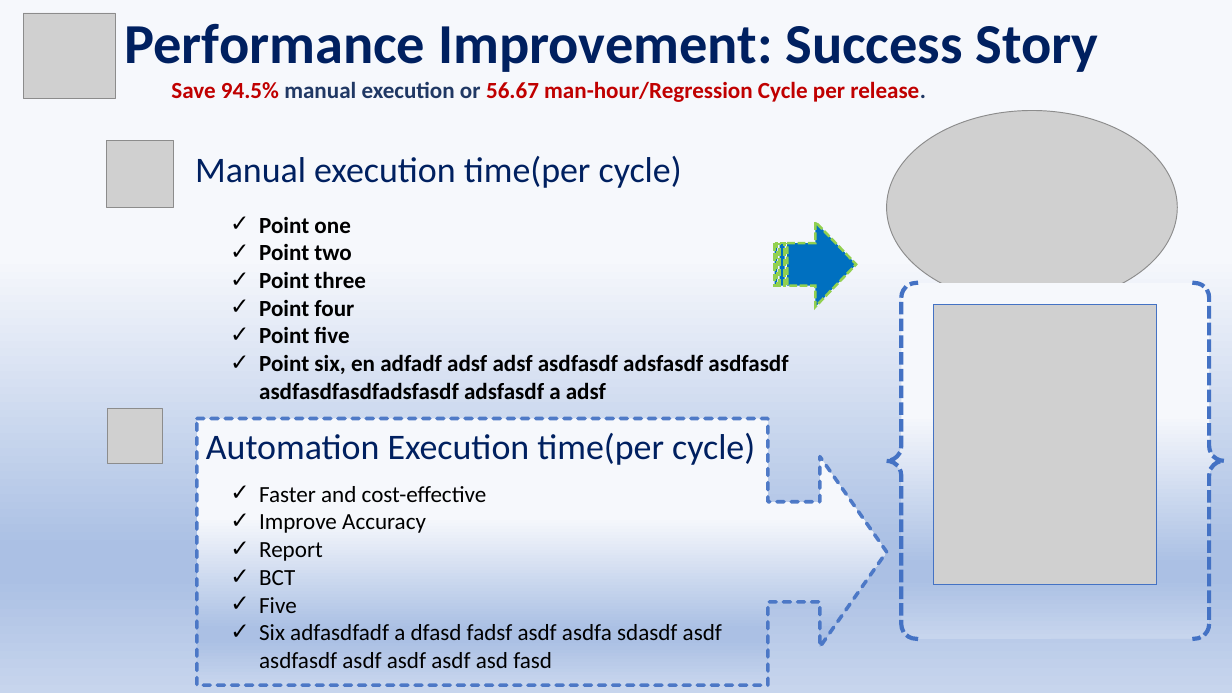
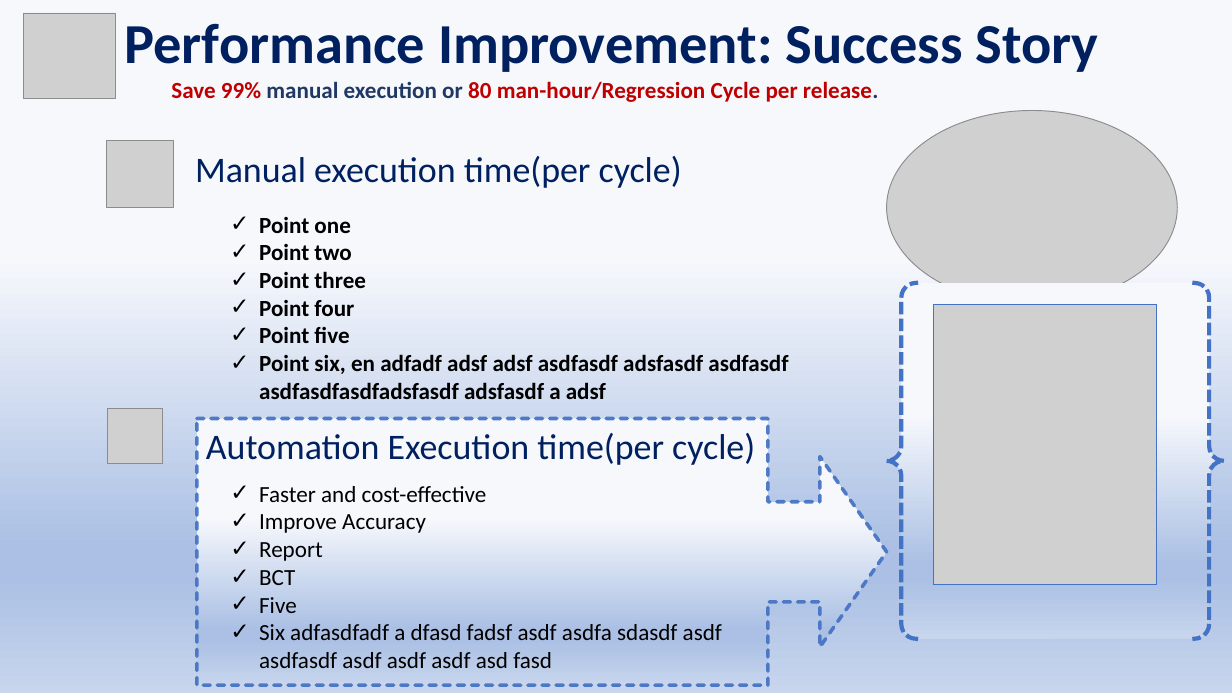
Before and after one commit to pintugorai/TestLibrary, a slide deck: slide 7 of SamplePPT.pptx. Drawn at 1232x693 pixels with LibreOffice and Linux fonts; fonts in the diff are those of the drawing; grey boxes stand for pictures. Boxes give left, top, right and bottom in pixels: in the first picture for what was removed or moved away, otherwise in the second. Text is boxed around its words. In the diff, an @@ line names an element or a change of style, - is before the commit and + after.

```diff
--- a/SamplePPT.pptx
+++ b/SamplePPT.pptx
@@ text at bbox=[171, 81, 879, 102]: text changed @@
-Save 94.5% manual execution or 56.67 man-hour/Regression Cycle per release.
+Save 99% manual execution or 80 man-hour/Regression Cycle per release.
@@ striped right arrow removed at bbox=[775, 222, 856, 307] @@
```
Also in this commit, not shown: 2 other slides changed.
